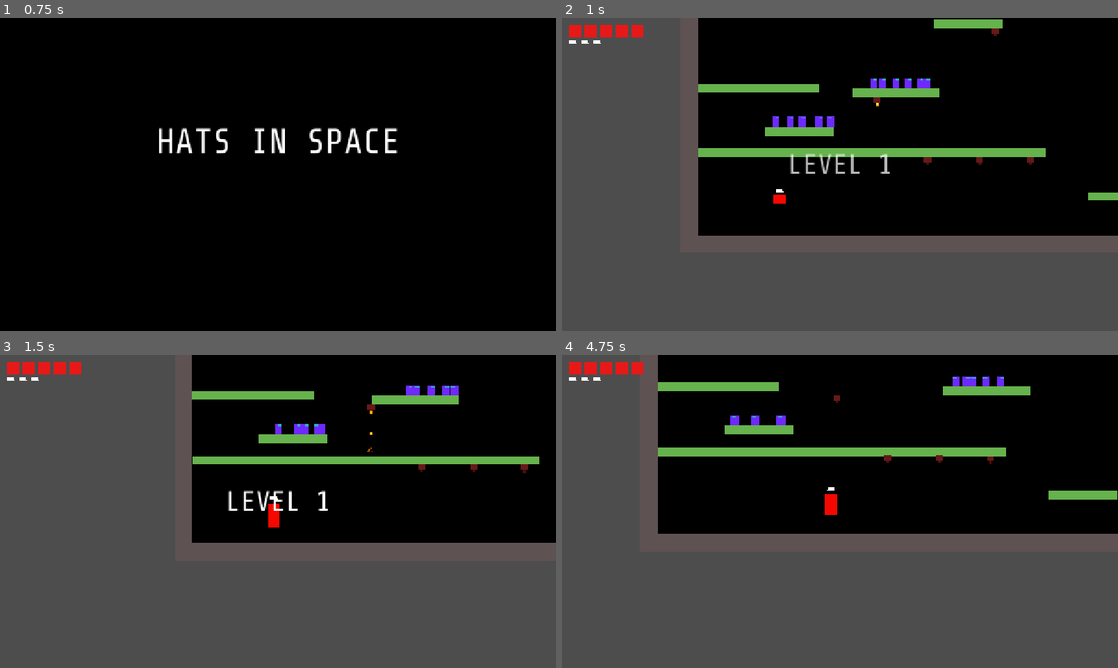
Above: before the commit, frames 1-4 (two rows, left to right).
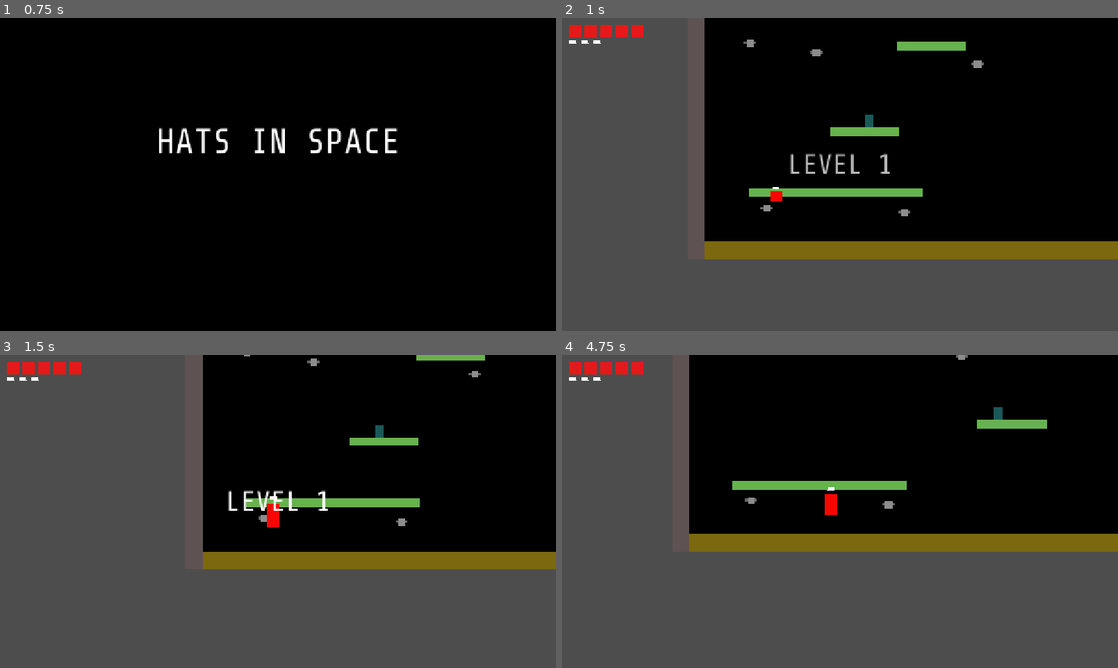
Above: after the commit, the same moments.

Repository: danngreen/fuzzy-world-2.0
Game: Godot game, scene res://scenes/main.tscn
The game is run twice, just before and just after one commit, with the same random seed, the same clock (stepped at 60 frames per second) and the same inputs.
Inputs:
- Up to frame 1 (0.75 s): hold Right (move_right) from 0.53 s (still down)
- Up to frame 2 (1 s): keep holding Right (move_right); tap Space (jump) at 0.77 s
- Up to frame 3 (1.5 s): keep holding Right (move_right)
- Up to frame 4 (4.75 s): tap Space (jump) at 1.52, 3.02, 3.77, 4.52 s; release Right (move_right) at 2.03 s; hold Left (move_left) 2.03-2.78 s; hold Right (move_right) 2.78-4.28 s; hold Left (move_left) from 4.28 s (still down)

Frame 1 is identical in both runs. In frame 2, 12% of the frame differs, in the area x 24-100%, y 0-78%; in frame 3, 11%; in frame 4, 13%, in the area x 17-100%, y 0-63%.

Commit message:
levels 5,6

Diff:
--- a/scenes/level/level_05.tscn
+++ b/scenes/level/level_05.tscn
@@ -1,10 +1,13 @@
-[gd_scene load_steps=6 format=3 uid="uid://bq7lbockm1piu"]
+[gd_scene load_steps=9 format=3 uid="uid://bq7lbockm1piu"]
 
 [ext_resource type="PackedScene" uid="uid://platform001" path="res://scenes/platform/platform.tscn" id="1_l07hu"]
 [ext_resource type="PackedScene" uid="uid://portal001" path="res://scenes/portal/portal.tscn" id="2_snf1a"]
+[ext_resource type="PackedScene" uid="uid://crihy7s6wxfpm" path="res://scenes/level/level_06.tscn" id="3_1smh5"]
 [ext_resource type="PackedScene" uid="uid://bl73rv4wein64" path="res://scenes/platform/moving_platform.tscn" id="3_dg1jq"]
 [ext_resource type="PackedScene" uid="uid://patrol001" path="res://scenes/enemies/patrol_enemy.tscn" id="5_dg1jq"]
 [ext_resource type="PackedScene" uid="uid://brr8lqwg4xfjc" path="res://scenes/enemies/dropper.tscn" id="6_dww84"]
+[ext_resource type="PackedScene" uid="uid://dfb8x2m1r12" path="res://scenes/ui/guide_trigger.tscn" id="6_v5kg2"]
+[ext_resource type="PackedScene" uid="uid://spikes001" path="res://scenes/enemies/spikes.tscn" id="7_v5kg2"]
 
 [node name="Level05" type="Node2D"]
 
@@ -39,32 +42,66 @@
 platform_color = Color(0.372582, 0.319702, 0.326985, 1)
 
 [node name="Portal" parent="." instance=ExtResource("2_snf1a")]
-position = Vector2(638, -227)
+position = Vector2(636, -420)
+next_level = ExtResource("3_1smh5")
 
 [node name="Platform" parent="." instance=ExtResource("1_l07hu")]
 position = Vector2(999, 570)
 
 [node name="Platform3" parent="." instance=ExtResource("1_l07hu")]
-position = Vector2(253, 420)
+position = Vector2(253, 421)
 
 [node name="Platform4" parent="." instance=ExtResource("1_l07hu")]
 position = Vector2(160, 320)
 platform_size = Vector2(280, 20)
 
 [node name="Platform6" parent="." instance=ExtResource("1_l07hu")]
-position = Vector2(915, -17)
-platform_size = Vector2(300, 20)
-
-[node name="Platform7" parent="." instance=ExtResource("1_l07hu")]
-position = Vector2(1055, -42)
-platform_size = Vector2(20, 30)
+position = Vector2(1012, -20)
+platform_size = Vector2(495, 20)
 
 [node name="Platform8" parent="." instance=ExtResource("1_l07hu")]
 position = Vector2(775, -42)
 platform_size = Vector2(20, 30)
 
+[node name="Platform10" parent="." instance=ExtResource("1_l07hu")]
+position = Vector2(775, 84)
+platform_size = Vector2(20, 200)
+
 [node name="Platform5" parent="." instance=ExtResource("1_l07hu")]
-position = Vector2(643, 173)
+position = Vector2(671, 174)
+platform_size = Vector2(200, 20)
+
+[node name="Platform9" parent="." instance=ExtResource("1_l07hu")]
+position = Vector2(458, 231)
+platform_size = Vector2(40, 20)
+
+[node name="Platform11" parent="." instance=ExtResource("1_l07hu")]
+position = Vector2(746, 65)
+platform_size = Vector2(40, 20)
+
+[node name="Platform12" parent="." instance=ExtResource("1_l07hu")]
+position = Vector2(626, 0)
+platform_size = Vector2(40, 20)
+
+[node name="Platform13" parent="." instance=ExtResource("1_l07hu")]
+position = Vector2(765, -66)
+platform_size = Vector2(40, 20)
+
+[node name="Platform14" parent="." instance=ExtResource("1_l07hu")]
+position = Vector2(686, -142)
+platform_size = Vector2(40, 20)
+
+[node name="Platform15" parent="." instance=ExtResource("1_l07hu")]
+position = Vector2(634, -266)
+platform_size = Vector2(40, 20)
+
+[node name="Platform16" parent="." instance=ExtResource("1_l07hu")]
+position = Vector2(677, -404)
+platform_size = Vector2(40, 20)
+
+[node name="Platform17" parent="." instance=ExtResource("1_l07hu")]
+position = Vector2(597, -404)
+platform_size = Vector2(40, 20)
 
 [node name="Platform2" parent="." instance=ExtResource("1_l07hu")]
 position = Vector2(421, 470)
@@ -77,10 +114,10 @@
 move_speed = 120.0
 
 [node name="Dropper" parent="." instance=ExtResource("6_dww84")]
-position = Vector2(549, 485)
+position = Vector2(619, 486)
 
 [node name="Dropper5" parent="." instance=ExtResource("6_dww84")]
-position = Vector2(433, 347)
+position = Vector2(487, 347)
 drop_interval = 0.2
 drop_mode = 2
 
@@ -90,13 +127,13 @@
 drop_mode = 1
 
 [node name="Dropper2" parent="." instance=ExtResource("6_dww84")]
-position = Vector2(669, 485)
+position = Vector2(454, 486)
 drop_interval = 0.5
 drop_mode = 1
 
 [node name="Dropper3" parent="." instance=ExtResource("6_dww84")]
-position = Vector2(786, 486)
-drop_interval = 1.0
+position = Vector2(763, 486)
+drop_interval = 0.5
 drop_mode = 2
 
 [node name="PatrolEnemy2" parent="." instance=ExtResource("5_dg1jq")]
@@ -104,28 +141,45 @@
 speed = 76.0
 
 [node name="PatrolEnemy6" parent="." instance=ExtResource("5_dg1jq")]
-position = Vector2(282, 397)
+position = Vector2(269, 399)
+speed = 90.0
+
+[node name="PatrolEnemy3" parent="." instance=ExtResource("5_dg1jq")]
+position = Vector2(183, 399)
+speed = 80.0
+
+[node name="PatrolEnemy13" parent="." instance=ExtResource("5_dg1jq")]
+position = Vector2(205, 399)
+
+[node name="PatrolEnemy15" parent="." instance=ExtResource("5_dg1jq")]
+position = Vector2(240, 399)
+
+[node name="PatrolEnemy16" parent="." instance=ExtResource("5_dg1jq")]
+position = Vector2(323, 399)
+
+[node name="PatrolEnemy4" parent="." instance=ExtResource("5_dg1jq")]
+position = Vector2(248, 399)
+speed = 130.0
+
+[node name="PatrolEnemy5" parent="." instance=ExtResource("5_dg1jq")]
+position = Vector2(290, 399)
+speed = 60.0
+
+[node name="PatrolEnemy17" parent="." instance=ExtResource("5_dg1jq")]
+position = Vector2(260, 399)
+speed = 60.0
+
+[node name="PatrolEnemy14" parent="." instance=ExtResource("5_dg1jq")]
+position = Vector2(311, 399)
 speed = 76.0
-
-[node name="PatrolEnemy3" parent="." instance=ExtResource("5_dg1jq")]
-position = Vector2(190, 396)
-speed = 40.0
-
-[node name="PatrolEnemy4" parent="." instance=ExtResource("5_dg1jq")]
-position = Vector2(251, 396)
-speed = 40.0
-
-[node name="PatrolEnemy5" parent="." instance=ExtResource("5_dg1jq")]
-position = Vector2(319, 396)
-speed = 35.0
 
 [node name="PatrolEnemy7" parent="." instance=ExtResource("5_dg1jq")]
 position = Vector2(408, 309)
 speed = 60.0
 
 [node name="PatrolEnemy12" parent="." instance=ExtResource("5_dg1jq")]
-position = Vector2(219, 396)
-speed = 60.0
+position = Vector2(227, 399)
+speed = 70.0
 
 [node name="PatrolEnemy11" parent="." instance=ExtResource("5_dg1jq")]
 position = Vector2(436, 309)
@@ -142,3 +196,26 @@
 [node name="PatrolEnemy9" parent="." instance=ExtResource("5_dg1jq")]
 position = Vector2(510, 308)
 speed = 65.0
+
+[node name="GuideTrigger" parent="." instance=ExtResource("6_v5kg2")]
+position = Vector2(376, 424)
+guide_id = "patrol-head-butt"
+trigger_radius = 75.0
+
+[node name="Spikes" parent="." instance=ExtResource("7_v5kg2")]
+position = Vector2(825, -30)
+
+[node name="Spikes2" parent="." instance=ExtResource("7_v5kg2")]
+position = Vector2(905, -30)
+
+[node name="Spikes3" parent="." instance=ExtResource("7_v5kg2")]
+position = Vector2(985, -30)
+
+[node name="Spikes4" parent="." instance=ExtResource("7_v5kg2")]
+position = Vector2(1065, -30)
+
+[node name="Spikes5" parent="." instance=ExtResource("7_v5kg2")]
+position = Vector2(1145, -30)
+
+[node name="Spikes6" parent="." instance=ExtResource("7_v5kg2")]
+position = Vector2(1225, -30)
--- /dev/null
+++ b/scenes/level/level_06.tscn
@@ -0,0 +1,104 @@
+[gd_scene load_steps=6 format=3 uid="uid://crihy7s6wxfpm"]
+
+[ext_resource type="PackedScene" uid="uid://platform001" path="res://scenes/platform/platform.tscn" id="1_secqh"]
+[ext_resource type="PackedScene" uid="uid://portal001" path="res://scenes/portal/portal.tscn" id="2_cgd5u"]
+[ext_resource type="PackedScene" uid="uid://bl73rv4wein64" path="res://scenes/platform/moving_platform.tscn" id="3_g3vos"]
+[ext_resource type="PackedScene" uid="uid://sentry001" path="res://scenes/enemies/sentry.tscn" id="4_52jvv"]
+[ext_resource type="PackedScene" uid="uid://drone001" path="res://scenes/enemies/drone_guard.tscn" id="5_c7ptt"]
+
+[node name="Level05" type="Node2D"]
+
+[node name="ColorRect" type="ColorRect" parent="."]
+offset_left = 14.0
+offset_top = -468.0
+offset_right = 1274.0
+offset_bottom = 677.0
+color = Color(0, 0, 0, 1)
+
+[node name="SpawnPoint" type="Marker2D" parent="."]
+position = Vector2(184, 598)
+
+[node name="Floor" parent="." instance=ExtResource("1_secqh")]
+position = Vector2(641, 680)
+platform_size = Vector2(1280, 40)
+platform_color = Color(0.480774, 0.406629, 0.0595156, 1)
+
+[node name="Ceiling" parent="." instance=ExtResource("1_secqh")]
+position = Vector2(641, -480)
+platform_size = Vector2(1280, 40)
+platform_color = Color(0.372582, 0.319702, 0.326985, 1)
+
+[node name="WallLeft" parent="." instance=ExtResource("1_secqh")]
+position = Vector2(0, 100)
+platform_size = Vector2(40, 1200)
+platform_color = Color(0.372582, 0.319702, 0.326985, 1)
+
+[node name="WallRight" parent="." instance=ExtResource("1_secqh")]
+position = Vector2(1280, 100)
+platform_size = Vector2(40, 1200)
+platform_color = Color(0.372582, 0.319702, 0.326985, 1)
+
+[node name="Sentry" parent="." instance=ExtResource("4_52jvv")]
+position = Vector2(369, -144)
+detection_radius = 150.0
+
+[node name="Sentry2" parent="." instance=ExtResource("4_52jvv")]
+position = Vector2(386, 380)
+detection_radius = 150.0
+
+[node name="Portal" parent="." instance=ExtResource("2_cgd5u")]
+position = Vector2(111, -388)
+
+[node name="Platform" parent="." instance=ExtResource("1_secqh")]
+position = Vector2(222, -277)
+platform_size = Vector2(400, 20)
+
+[node name="Platform5" parent="." instance=ExtResource("1_secqh")]
+position = Vector2(222, -277)
+platform_size = Vector2(400, 20)
+
+[node name="Platform3" parent="." instance=ExtResource("1_secqh")]
+position = Vector2(809, -201)
+platform_size = Vector2(900, 20)
+
+[node name="Platform4" parent="." instance=ExtResource("1_secqh")]
+position = Vector2(421, -118)
+platform_size = Vector2(800, 20)
+
+[node name="Platform2" parent="." instance=ExtResource("1_secqh")]
+position = Vector2(320, 547)
+platform_size = Vector2(400, 20)
+
+[node name="MovingPlatform" parent="." instance=ExtResource("3_g3vos")]
+position = Vector2(326, 58)
+
+[node name="MovingPlatform2" parent="." instance=ExtResource("3_g3vos")]
+position = Vector2(521, 210)
+
+[node name="MovingPlatform4" parent="." instance=ExtResource("3_g3vos")]
+position = Vector2(368, 406)
+move_offset = Vector2(600, 0)
+move_mode = 2
+
+[node name="MovingPlatform6" parent="." instance=ExtResource("3_g3vos")]
+position = Vector2(368, 406)
+move_offset = Vector2(600, 0)
+move_mode = 2
+
+[node name="DroneGuard" parent="." instance=ExtResource("5_c7ptt")]
+position = Vector2(479, 592)
+
+[node name="DroneGuard2" parent="." instance=ExtResource("5_c7ptt")]
+position = Vector2(162, 583)
+
+[node name="DroneGuard3" parent="." instance=ExtResource("5_c7ptt")]
+position = Vector2(123, 203)
+
+[node name="DroneGuard6" parent="." instance=ExtResource("5_c7ptt")]
+position = Vector2(276, 225)
+
+[node name="DroneGuard4" parent="." instance=ExtResource("5_c7ptt")]
+position = Vector2(647, 252)
+
+[node name="DroneGuard5" parent="." instance=ExtResource("5_c7ptt")]
+position = Vector2(526, 83)
--- a/scenes/main.tscn
+++ b/scenes/main.tscn
@@ -2,7 +2,7 @@
 
 [ext_resource type="PackedScene" uid="uid://level001" path="res://scenes/level/level_01.tscn" id="1_level"]
 [ext_resource type="PackedScene" uid="uid://player001" path="res://scenes/player/player.tscn" id="2_player"]
-[ext_resource type="PackedScene" uid="uid://bq7lbockm1piu" path="res://scenes/level/level_05.tscn" id="2_tefeu"]
+[ext_resource type="PackedScene" uid="uid://crihy7s6wxfpm" path="res://scenes/level/level_06.tscn" id="2_tefeu"]
 [ext_resource type="Script" uid="uid://cjikjbc01xte6" path="res://scripts/camera.gd" id="3_camera"]
 [ext_resource type="PackedScene" uid="uid://hud001" path="res://scenes/hud/hud.tscn" id="4_hud"]
 [ext_resource type="Script" uid="uid://mc7rn1wvjnj4" path="res://scripts/main.gd" id="5_main"]
Not shown: 1 places in scenes/level/level_02.tscn that only renumber resources
Not shown: 1 places in scenes/level/level_03.tscn that only renumber resources
